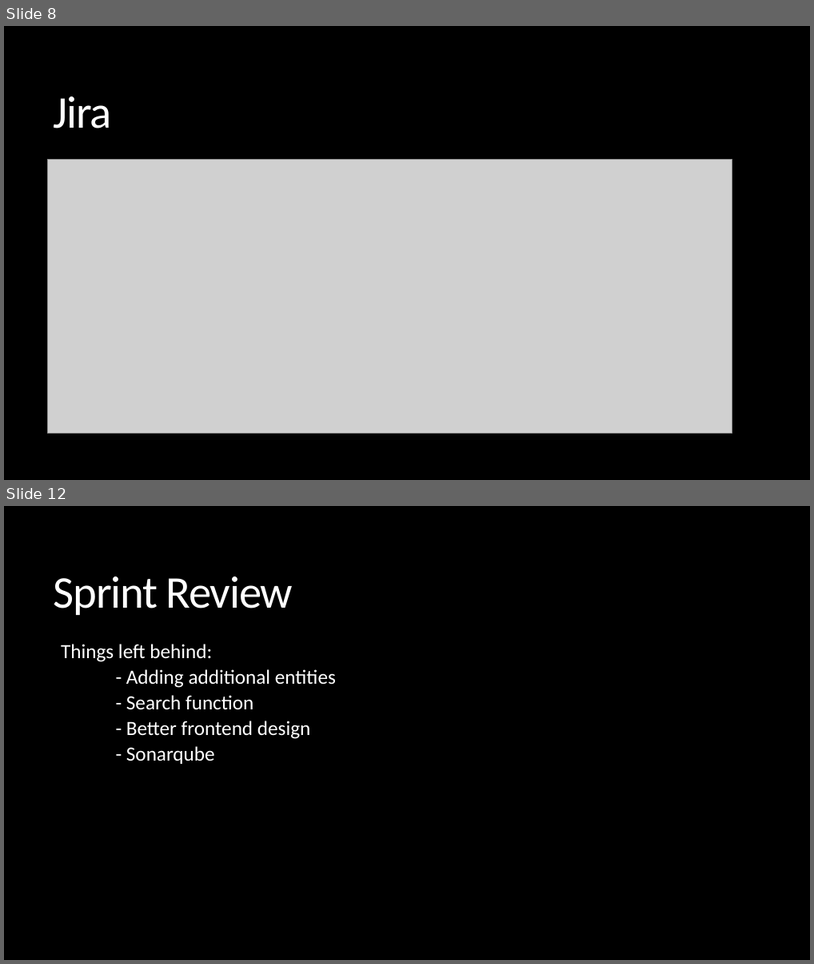
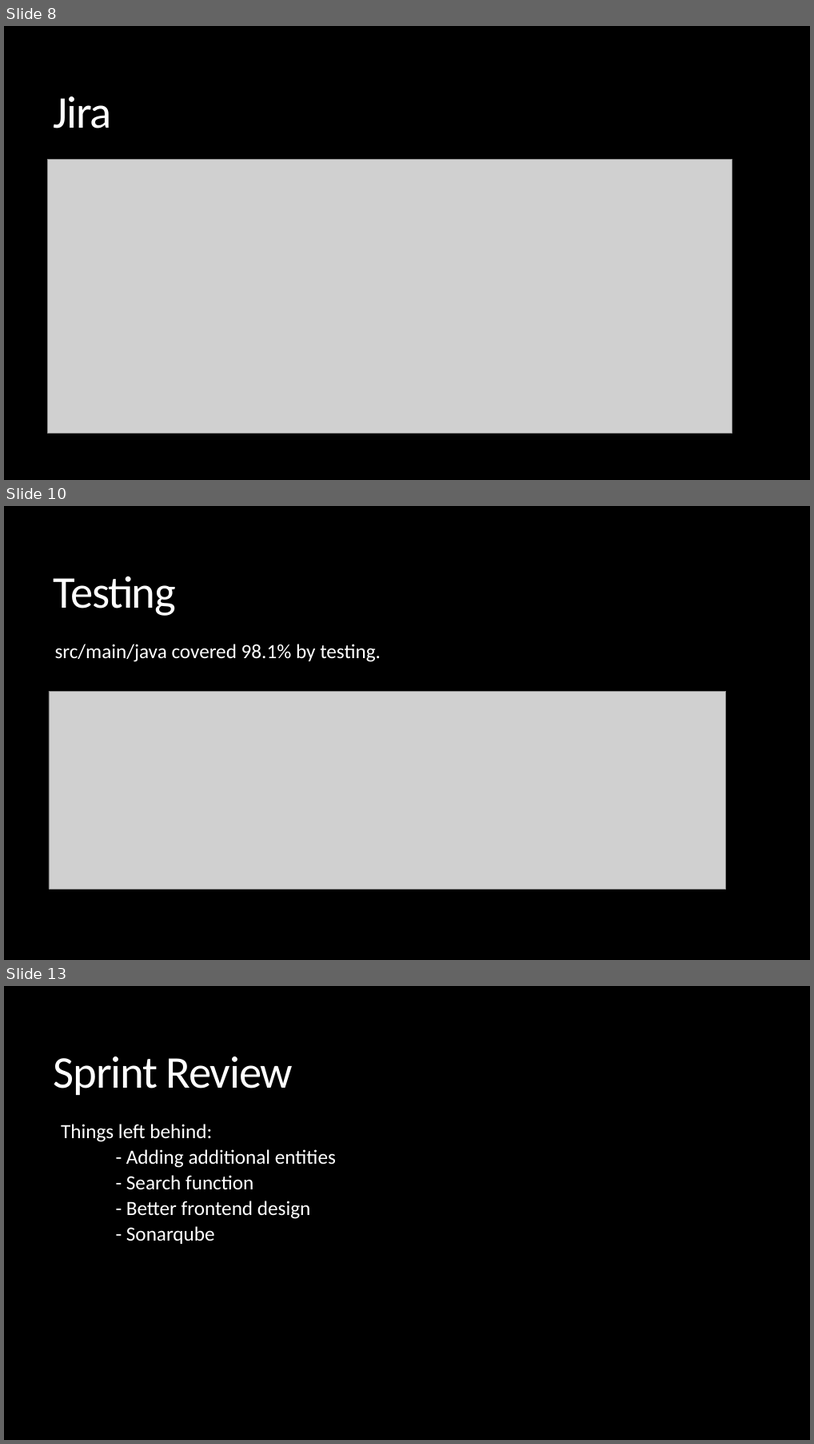
Before and after one commit to lewiscpearson/QA-Project-2-FootballSquadBuilder, a slide deck: documentation/Footbal Squad Builder.pptx. Shown one above the other, each under a label of ours: slides 8 and 12 before the commit, slides 8, 10 and 13 after it; the slides between them are not shown. The pictures are 814x964 and 814x1444 pixels, drawn with LibreOffice and Linux fonts; fonts in the diff are those of the drawing; grey boxes stand for pictures. Boxes give left, top, right and bottom in pixels: in the first picture for what was removed or moved away, otherwise in the second. Text is boxed around its words. In the diff, an @@ line names an element or a change of style, - is before the commit and + after.

```diff
--- a/documentation/Footbal Squad Builder.pptx
+++ b/documentation/Footbal Squad Builder.pptx
@@ slide 10 added at (4, 506, 810, 960), background #000000 @@
@@ title added at (54, 576, 176, 616), 54 pt, text #FFFFFF @@
+Testing
@@ text added at (55, 644, 381, 662), 24 pt, text #FFFFFF @@
+src/main/java covered 98.1% by testing.
@@ picture added at (49, 691, 726, 888) @@
@@ what was slide 12 is now slide 13 @@
```
Also in this commit, not shown: 6 slides changed, 2 other slides added, 2 slides removed, 1 other file.
